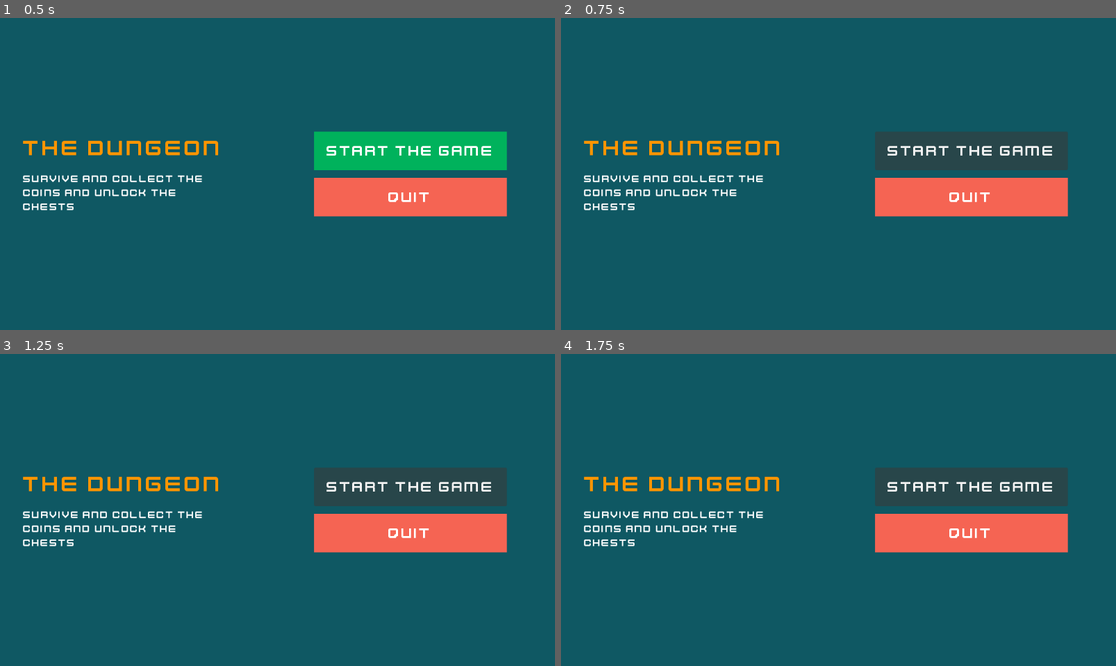
Above: before the commit, frames 1-4 (two rows, left to right).
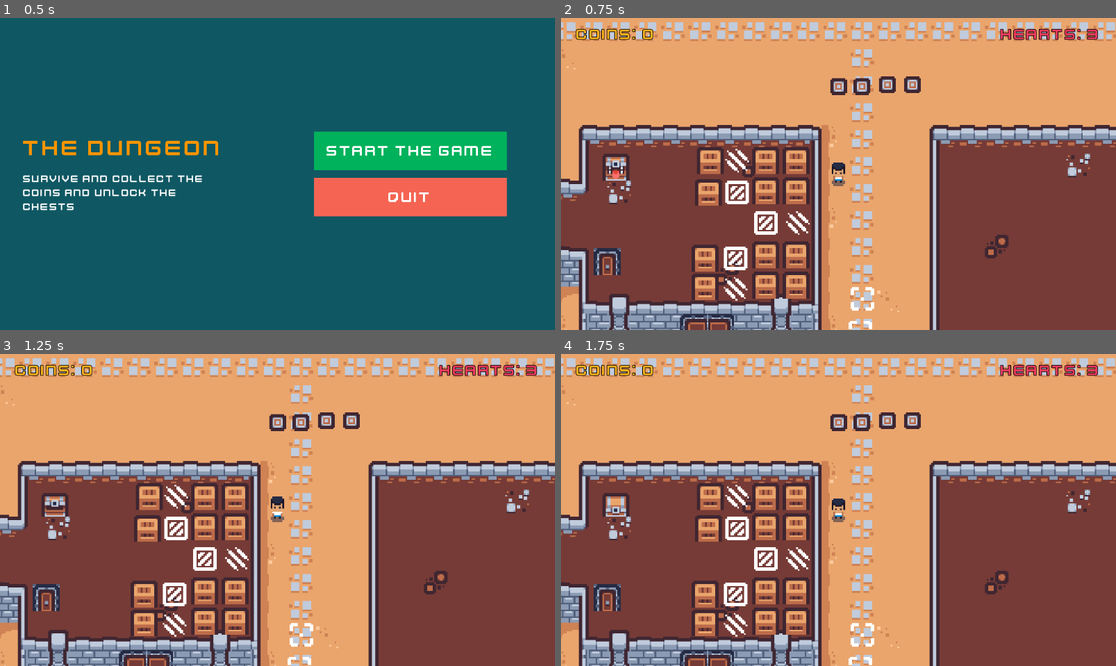
Above: after the commit, the same moments.

Repository: ki8yk8/game-dev-resolution
Game: Godot game, scene res://scenes/main_menu.tscn
The game is run twice, just before and just after one commit, with the same random seed, the same clock (stepped at 60 frames per second) and the same inputs. Sound files missing from this copy of the repository are replaced by a short silence.
Inputs (mouse positions are in pixels of both pictures, inside the frame that each line leads up to):
- Up to frame 1 (0.5 s): no input
- Up to frame 2 (0.75 s): click "Start the Game" at 0.5 s
- Up to frame 3 (1.25 s): no input
- Up to frame 4 (1.75 s): click (971, 488) at 1.25 s, where only the run before the commit has a clickable "Start the Game"

Frame 1 is identical in both runs. In frame 2, 100% of the frame differs, in the area x 0-100%, y 0-100%; in frame 3, 100%; in frame 4, 100%.

Commit message:
adds controls and connect it with the game

Diff:
--- a/scenes/main_menu.tscn
+++ b/scenes/main_menu.tscn
@@ -1,5 +1,6 @@
 [gd_scene format=3 uid="uid://2yvq6yiiep7y"]
 
+[ext_resource type="Script" uid="uid://diogpnw6nc1vc" path="res://scripts/main_menu.gd" id="1_ekxnf"]
 [ext_resource type="FontFile" uid="uid://cl0lsa2i5yuru" path="res://assets/font/Kenney Future.ttf" id="1_l6cm7"]
 
 [sub_resource type="StyleBoxFlat" id="StyleBoxFlat_bqqt6"]
@@ -18,6 +19,7 @@
 anchor_bottom = 1.0
 grow_horizontal = 2
 grow_vertical = 2
+script = ExtResource("1_ekxnf")
 
 [node name="Panel" type="Panel" parent="." unique_id=1685256940]
 layout_mode = 1
@@ -76,7 +78,7 @@
 size_flags_horizontal = 3
 theme_override_constants/separation = 16
 
-[node name="Button" type="Button" parent="MarginContainer/HBoxContainer/MarginContainer/VBoxContainer2" unique_id=515398858]
+[node name="PlayButton" type="Button" parent="MarginContainer/HBoxContainer/MarginContainer/VBoxContainer2" unique_id=515398858]
 custom_minimum_size = Vector2(400, 80)
 layout_mode = 2
 theme_override_colors/font_color = Color(1, 1, 1, 1)
@@ -85,7 +87,7 @@
 theme_override_styles/normal = SubResource("StyleBoxFlat_l6cm7")
 text = "Start the Game"
 
-[node name="Button2" type="Button" parent="MarginContainer/HBoxContainer/MarginContainer/VBoxContainer2" unique_id=1666326144]
+[node name="QuitButton" type="Button" parent="MarginContainer/HBoxContainer/MarginContainer/VBoxContainer2" unique_id=1666326144]
 custom_minimum_size = Vector2(0, 80)
 layout_mode = 2
 theme_override_colors/font_color = Color(1, 1, 1, 1)
@@ -93,3 +95,6 @@
 theme_override_font_sizes/font_size = 32
 theme_override_styles/normal = SubResource("StyleBoxFlat_ekxnf")
 text = "Quit"
+
+[connection signal="pressed" from="MarginContainer/HBoxContainer/MarginContainer/VBoxContainer2/PlayButton" to="." method="_on_play_button_pressed"]
+[connection signal="pressed" from="MarginContainer/HBoxContainer/MarginContainer/VBoxContainer2/QuitButton" to="." method="_on_quit_button_pressed"]
--- /dev/null
+++ b/scripts/main_menu.gd
@@ -0,0 +1,8 @@
+extends Control
+
+func _on_quit_button_pressed() -> void:
+	# quit the game
+	get_tree().quit()
+
+func _on_play_button_pressed() -> void:
+	get_tree().change_scene_to_file("res://scenes/game_play.tscn")
Not shown, added: scripts/main_menu.gd.uid
